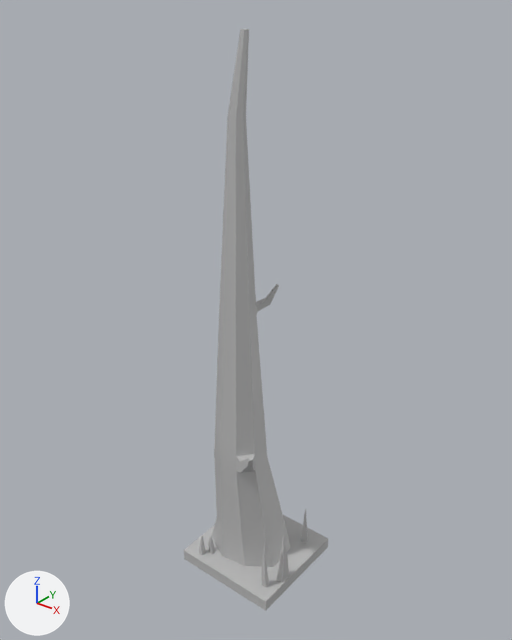
The FBX model MixAndGameJam2/Assets/Colla/FBX/ASSET_ENV_arbrenu.fbx: old version first, new version second.
Before and after are seen from a 50 mm lens placed at (3.33, -4.12, 5.09), pointed at (0.0, 0.05, 2.51). Every picture has the same lights, and +X, +Y and +Z are marked at lower left. Where no turn or scale is listed for an object, it has been applied to the vertices.

Objects in the first picture: 'ARBRE_NU'.
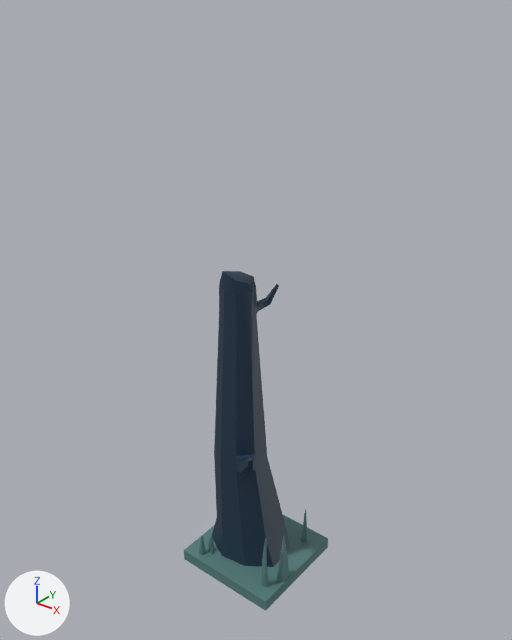
Where the newer file only moved an object's origin or applied its transform, the numbers keep the older frame.

Where the change shows, as pixel boxes [x1, y1, x2, y2] in the pictures (512 x 640 px; the box of a moved part takes in the faces that stretch with it):
'ARBRE_NU', reshaped (42% shorter)
    before: [184, 29, 328, 611]
    after: [184, 271, 328, 611]
part 1 of me_mesh, moved or reshaped
    before: [219, 29, 258, 321]
    after: [219, 271, 258, 321]
part 2 of me_mesh, recoloured (grey to cyan)
    both: [184, 509, 328, 611]
part 3 of me_mesh, recoloured (grey to blue)
    both: [212, 284, 290, 567]

What the commit changed:
Material 'BOIS' (mat_bois) is new.
Its base color is (0.0116, 0.0356, 0.0704) (dark blue #1c354b).
Material 'SOL' (mat_sol) is new.
Its base color is (0.0908, 0.209, 0.202) (cyan #557e7c).
me_mesh is used by ob_arbre_nu; location (0.04, -0.003, 0.125).
me_mesh had 280 vertices, 282 faces and spanned x -0.5..0.5, y -0.49..0.51, z -0.12..4.64.
me_mesh now has 273 vertices, 273 faces and spans x -0.5..0.5, y -0.49..0.51, z -0.12..2.88.
Part 1, on me_mesh:
18 vertices are removed from x -0.24..0.06, y -0.19..-0.05, z 2.57..4.64.
28 faces are deleted.
7 vertices move from x -0.22..0.03, y -0.24..0.02, z 2.57..4.05 to x -0.22..0.03, y -0.24..0.02, z 2.73..2.88.
11 vertices are added at x -0.24..0.06, y -0.24..-0.05, z 2.73..2.88.
19 new faces join them, mat_bois (dark blue #1c354b).
me_mesh part 2: 186 faces spanning x -0.5..0.5, y -0.49..0.51, z -0.12..0.54 switch from mat_lambert1 (grey #bcbcbc) to mat_sol (cyan #557e7c).
me_mesh part 3: 68 faces spanning x -0.44..0.31, y -0.43..0.37, z -0.01..2.79 switch from mat_lambert1 (grey #bcbcbc) to mat_bois (dark blue #1c354b).
